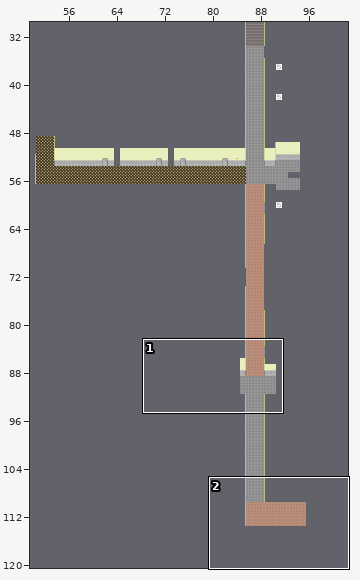
A Tiled map gets an edit: res/maps/niv_1.tmx. The first picture is a wide view before the edit; the outline marks the close-up.
Close-up. Before the commit:
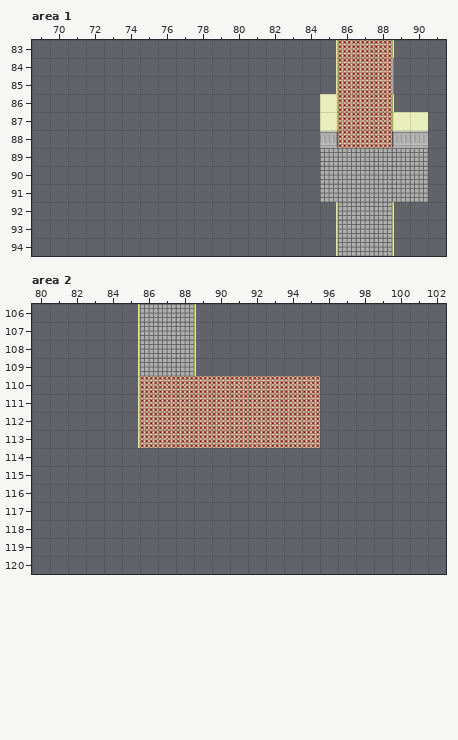
Cells are 32x32 px. Shown: area 1 x 69..91, y 83..94; area 2 x 80..102, y 106..120. The commit also changed other parts of the map, which this record leaves out.
The same view after the edit:
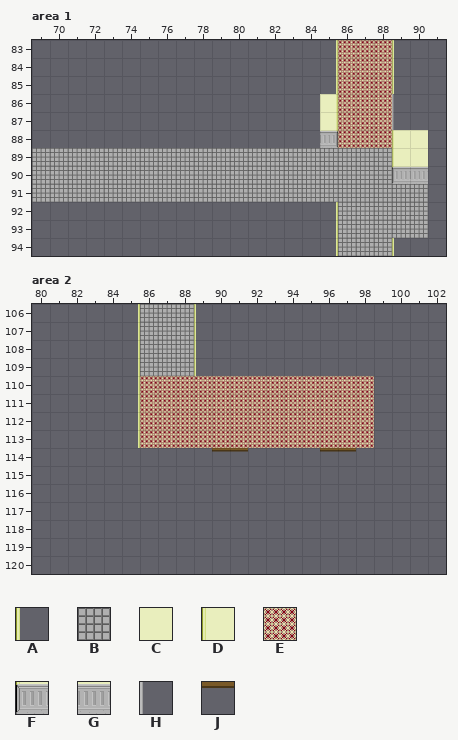
Key: from "jeu de tuiles": A 5, B 22, C 24, D 25, E 28, F 42, G 43, H 126, J 167.
_ is an empty cell.
Tiles replaced or removed in this view: A, B, C, D, F, G, H.
The exact change:
Changed rows in their new state; . is an unchanged cell.
Layer "Calque de Tuiles 1", area 1:
first column x 69:
84 ....................A.
85 ....................A.
86 ....................H.
87 ....................H_
88 ....................DC
89 BBBBBBBBBBBBBBBB....DC
90 BBBBBBBBBBBBBBBB....FG
91 BBBBBBBBBBBBBBBB......
92 ....................BB
93 ....................BB
Layer "Calque de Tuiles 1", area 2:
first column x 90:
110 ......EEE
111 ......EEE
112 ......EEE
113 ......EEE
114 JJ....JJ.
